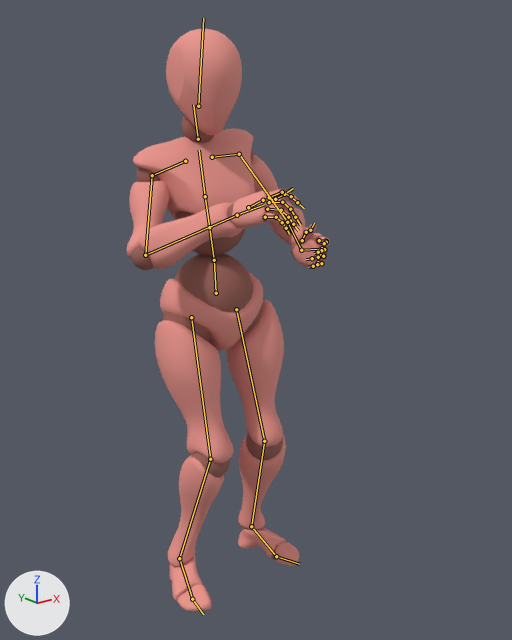
The FBX model apps/client/public/assets/Cards.fbx, before and after one commit.
One viewpoint serves both versions: a camera (50 mm lens) standing at (-1.228, -1.778, 1.582) and looking at (0.036, -0.197, 0.949). The axes (+X, +Y, +Z) are drawn at lower left. The lights are the same throughout. The first picture is the older version. Both versions are drawn at frame 48 of the action 'mixamo.com'; the numbers are the values there. The bones that change, and the others that lie on the model, are drawn over the model as lines.

Objects in the first picture: 'Beta_Joints', 'Beta_Surface'.
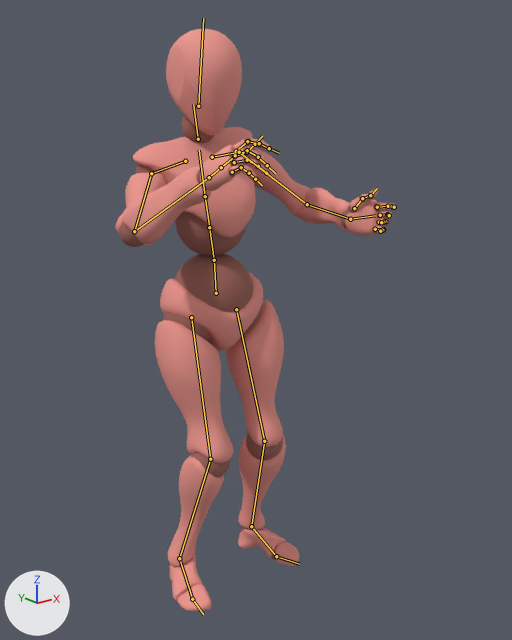
The change in detail:
Bone 'mixamorig:RightShoulder' (bone_mixamorig_rightshoulder) turns from (14, -4, 0) to (11, -3, 0) degrees about its own x, y and z.
Bone 'mixamorig:RightArm' (bone_mixamorig_rightarm) turns from (29, -3, -49) to (14, -1, -49) degrees about its own x, y and z.
Bone 'mixamorig:RightForeArm' (bone_mixamorig_rightforearm) turns from (-15, 12, -102) to (-36, 29, -103) degrees about its own x, y and z.
Bone 'mixamorig:RightHand' (bone_mixamorig_righthand) turns from (-6, -18, 8) to (-4, -20, 1) degrees about its own x, y and z.
Bone 'mixamorig:LeftShoulder' (bone_mixamorig_leftshoulder) turns from (1, 1, 4) to (-3, 0, 4) degrees about its own x, y and z.
Bone 'mixamorig:LeftArm' (bone_mixamorig_leftarm) turns from (58, 13, 35) to (44, 11, 35) degrees about its own x, y and z.
Bone 'mixamorig:LeftForeArm' (bone_mixamorig_leftforearm) turns from (-14, -13, 97) to (-34, -30, 98) degrees about its own x, y and z.
Bone 'mixamorig:LeftHand' (bone_mixamorig_lefthand) turns from (-35, -19, 22) to (-35, -23, 16) degrees about its own x, y and z.

Boxes (x1, y1, x2, y2) around the edits, measured in the pictures (512 x 640 px):
'Beta_Surface', posed (38% wider)
    before: (127, 29, 330, 611)
    after: (115, 29, 396, 611)
'Beta_Joints', posed (36% wider)
    before: (131, 115, 330, 588)
    after: (119, 115, 390, 588)
bone 'mixamorig:RightShoulder', root to tip
    before: (185, 161) to (152, 175)
    after: (185, 161) to (151, 173)
bone 'mixamorig:RightArm', root to tip
    before: (152, 175) to (145, 255)
    after: (151, 173) to (134, 231)
bone 'mixamorig:RightForeArm', root to tip
    before: (145, 255) to (237, 215)
    after: (134, 231) to (209, 177)
bone 'mixamorig:RightHand', root to tip
    before: (237, 215) to (264, 204)
    after: (209, 177) to (231, 159)
bone 'mixamorig:LeftShoulder', root to tip
    before: (212, 157) to (239, 154)
    after: (212, 157) to (239, 152)
bone 'mixamorig:LeftArm', root to tip
    before: (239, 154) to (287, 222)
    after: (239, 152) to (307, 204)
bone 'mixamorig:LeftForeArm', root to tip
    before: (287, 222) to (301, 250)
    after: (307, 204) to (350, 219)
bone 'mixamorig:LeftHand', root to tip
    before: (301, 250) to (319, 249)
    after: (350, 219) to (375, 215)
